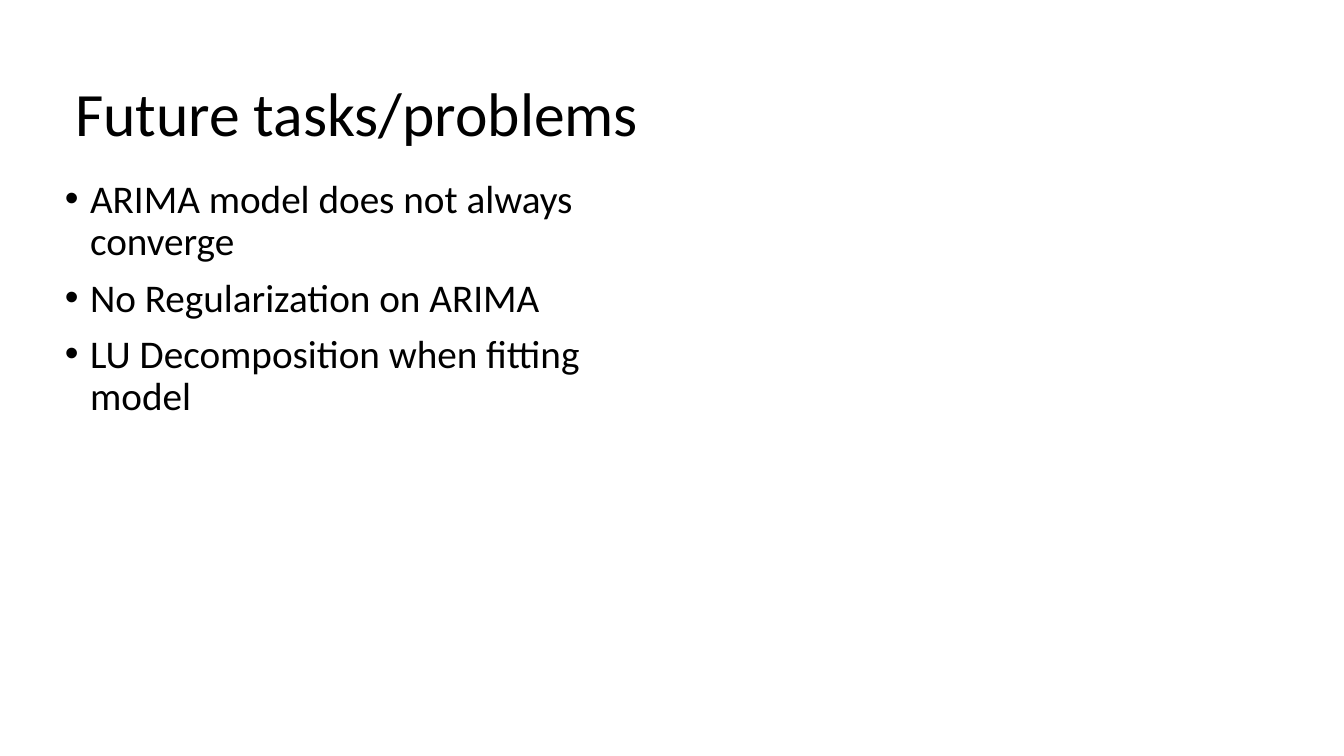
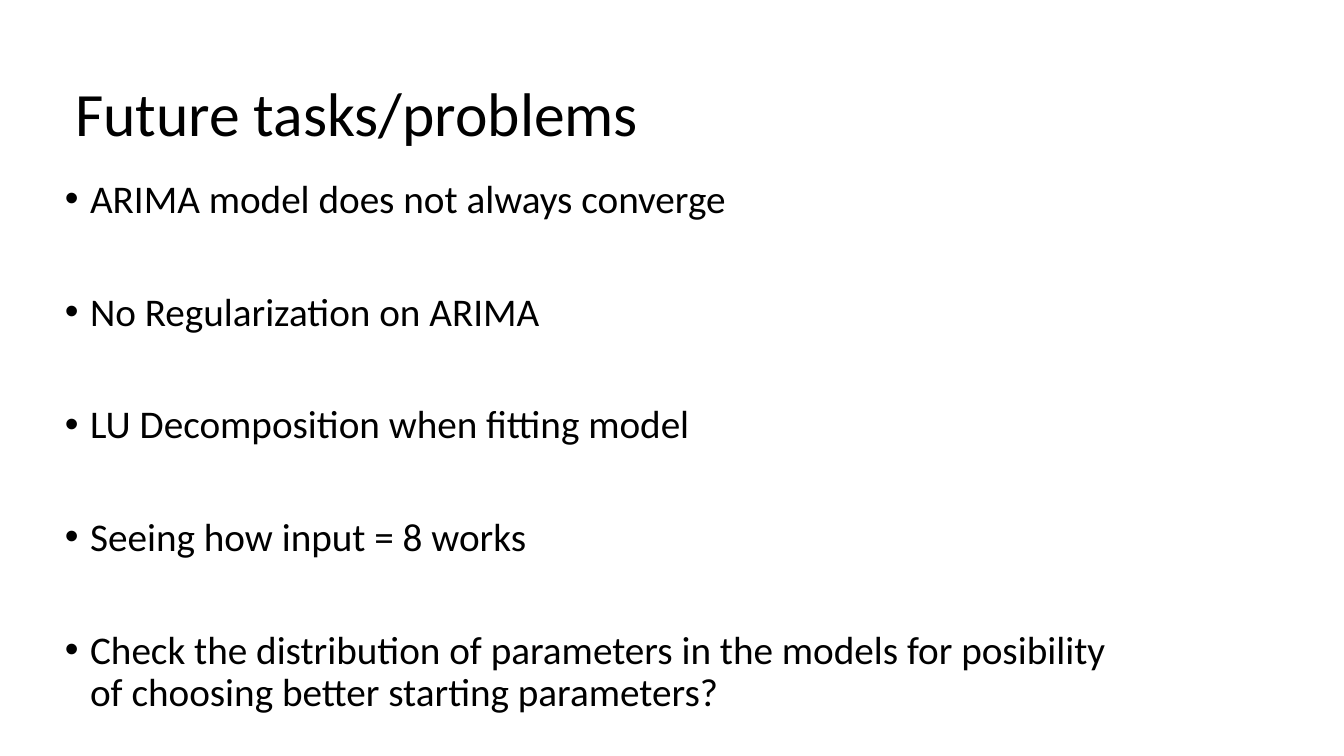
Before and after one commit to BirkDissing/Gemma_group, a slide deck: slide 15 of Master thesis/Meetings/20-03 Finding best performing model.pptx. Drawn at 1344x756 pixels with LibreOffice and Linux fonts; fonts in the diff are those of the drawing. Boxes give left, top, right and bottom in pixels: in the first picture for what was removed or moved away, otherwise in the second. Text is boxed around its words. In the diff, an @@ line names an element or a change of style, - is before the commit and + after.

Commit message:
meeting with William

```diff
--- a/Master thesis/Meetings/20-03 Finding best performing model.pptx
+++ b/Master thesis/Meetings/20-03 Finding best performing model.pptx
@@ text at (90,523,1105,713): paragraphs added @@
+• Seeing how input = 8 works
+• Check the distribution of parameters in the models for posibility of choosing better starting parameters?
```
